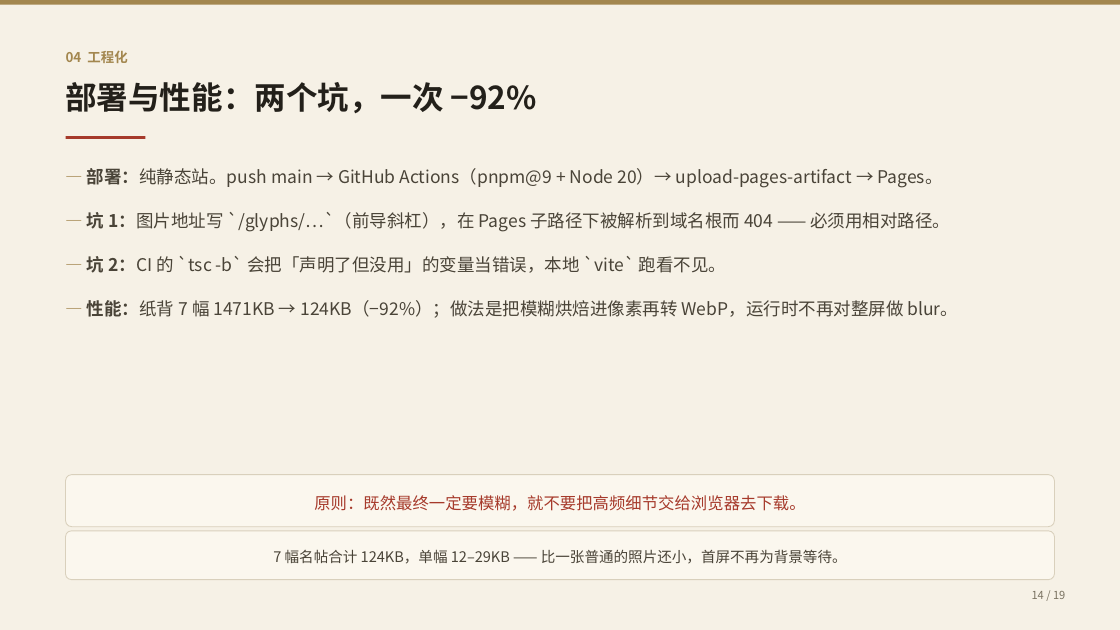
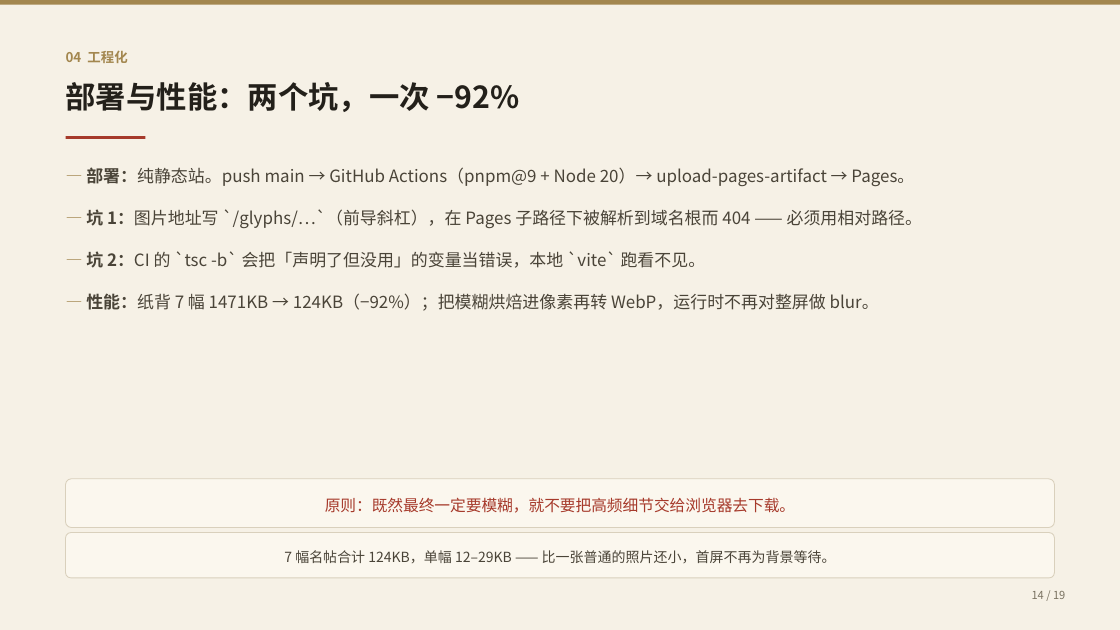
Before and after one commit to Otherhello/hanzi-timeline, a slide deck: slide 14 of docs/汉字字形演变证据链-汇报提纲.pptx. Drawn at 1120x630 pixels with LibreOffice and Linux fonts; fonts in the diff are those of the drawing. Boxes give left, top, right and bottom in pixels: in the first picture for what was removed or moved away, otherwise in the second. Text is boxed around its words. In the diff, an @@ line names an element or a change of style, - is before the commit and + after.

```diff
--- a/docs/汉字字形演变证据链-汇报提纲.pptx
+++ b/docs/汉字字形演变证据链-汇报提纲.pptx
@@ text "部署与性能：两个坑，一次 −92%" at box(66, 82, 520, 112): size 27 to 26 pt @@
@@ text at box(86, 167, 922, 268): size 15 to 14.5 pt in "— 部署：纯静态站。push main → GitHub Actions（pnpm@9 + ...", "— 坑 1：图片地址写 `/glyphs/…`（前导斜杠），在 Pages 子路径下被解析到域名根而 404 ...", "— 坑 2：CI 的 `tsc -b` 会把「声明了但没用」的变量当错误，本地 ..."; less space between paragraphs @@
@@ text at box(86, 293, 879, 311): text changed; size 15 to 14.5 pt @@
-— 性能：纸背 7 幅 1471KB → 124KB（−92%）；做法是把模糊烘焙进像素再转 WebP，运行时不再对整屏做 blur。
+— 性能：纸背 7 幅 1471KB → 124KB（−92%）；把模糊烘焙进像素再转 WebP，运行时不再对整屏做 blur。
@@ rounded rectangle "原则：既然最终一定要模糊，就不要把高频细节交给浏览器去下载。": place and size @@
-rounded rectangle "原则：既然最终一定要模糊，就不要把高频细节交给浏览器去下载。" at box(66, 475, 1054, 527)
+rounded rectangle "原则：既然最终一定要模糊，就不要把高频细节交给浏览器去下载。" at box(66, 479, 1054, 528)
@@ rounded rectangle "原则：既然最终一定要模糊，就不要把高频细节交给浏览器去下载。" at box(66, 479, 1054, 528): size 14 to 13.5 pt @@
@@ rounded rectangle "7 幅名帖合计 124KB，单幅 12–29KB —— ..." at box(66, 533, 1054, 578): size 12.5 to 12 pt @@
```
Also in this commit, not shown: 16 other slides changed, 2 slides added, 2 slides removed, 2 other files.
